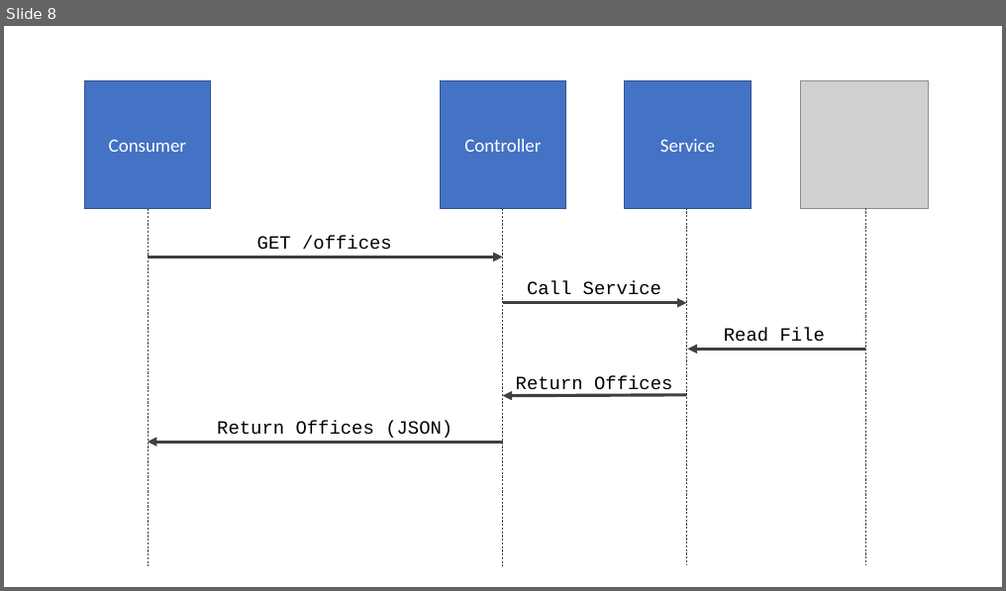
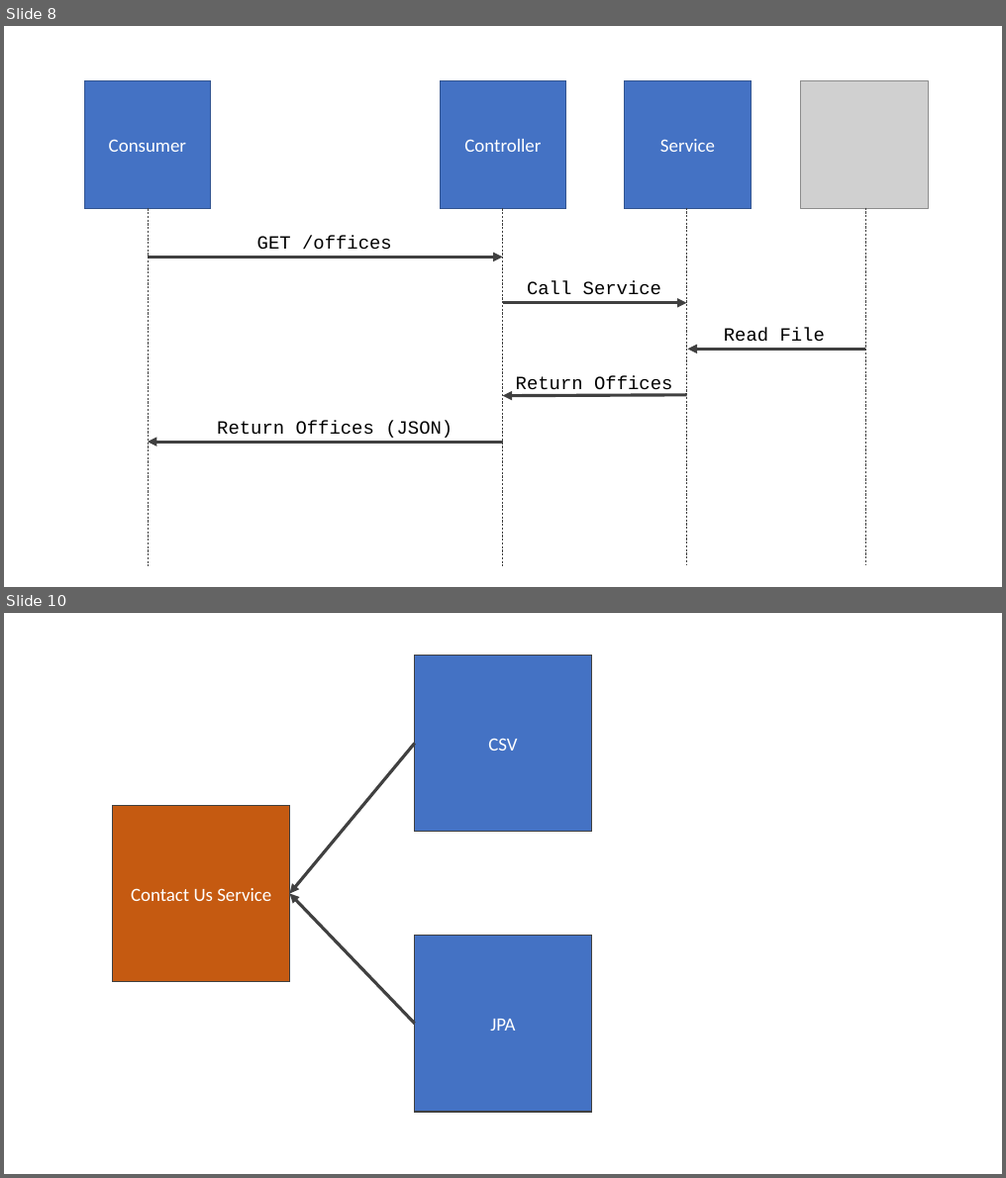
Before and after one commit to albertattard/spring-boot-camp, a slide deck: assets/images/Images.pptx. Shown one above the other, each under a label of ours: slide 8 before the commit, slides 8 and 10 after it; the slides between them are not shown. The pictures are 1006x591 and 1006x1178 pixels, drawn with LibreOffice and Linux fonts; fonts in the diff are those of the drawing; grey boxes stand for pictures. Boxes give left, top, right and bottom in pixels: in the first picture for what was removed or moved away, otherwise in the second. Text is boxed around its words. In the diff, an @@ line names an element or a change of style, - is before the commit and + after.

```diff
--- a/assets/images/Images.pptx
+++ b/assets/images/Images.pptx
@@ slide 10 added at [4,613,1002,1174], background #FFFFFF @@
@@ rectangle added at [415,655,592,832], fill #4472C4, outline #404040 1 pt, 18 pt, text #FFFFFF @@
+CSV
@@ arrow added from (415, 744) to (290, 894), #404040 3 pt @@
@@ rectangle added at [113,805,289,982], fill #C55A11, outline #404040 1 pt, 18 pt, text #FFFFFF @@
+Contact Us Service
@@ arrow added from (415, 1024) to (290, 894), #404040 3 pt @@
@@ rectangle added at [415,936,592,1112], fill #4472C4, outline #404040 1 pt, 18 pt, text #FFFFFF @@
+JPA
```
Also in this commit, not shown: 1 other slide added, 7 other files.
